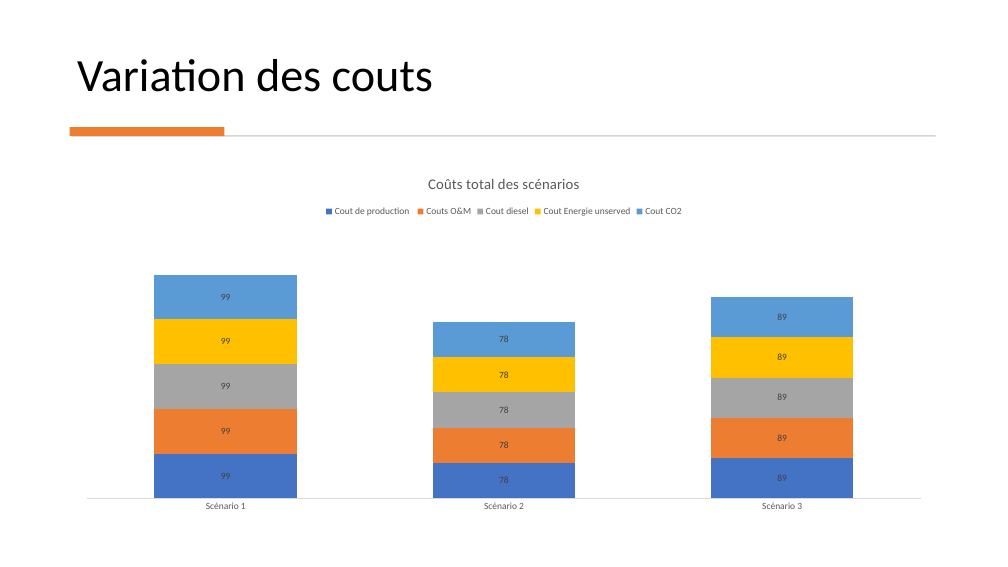
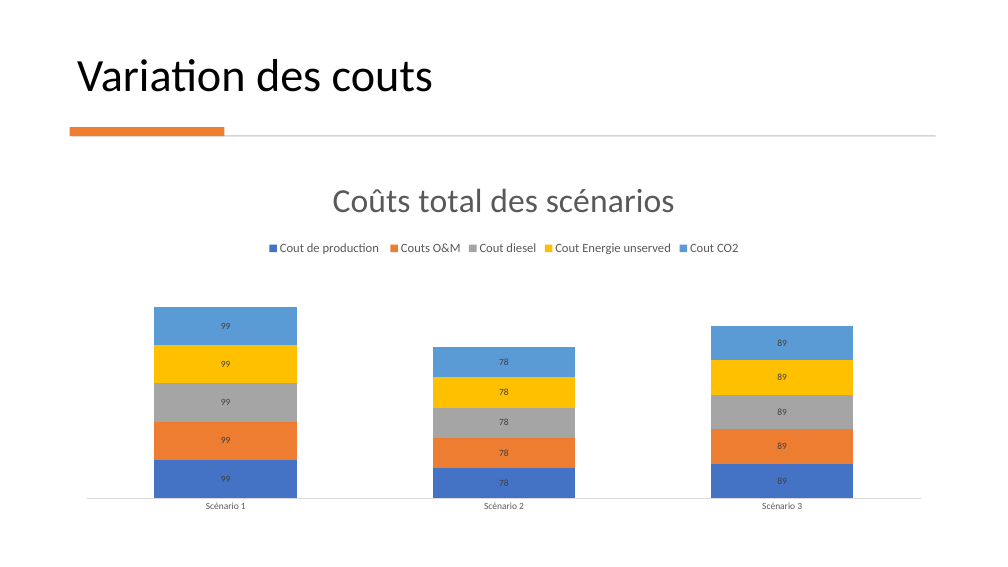
Before and after one commit to cledat/Projet-EA314, a slide deck: slide 8 of rapport.pptx. Drawn at 1008x567 pixels with LibreOffice and Linux fonts; fonts in the diff are those of the drawing. Boxes give left, top, right and bottom in pixels: in the first picture for what was removed or moved away, otherwise in the second. Text is boxed around its words. In the diff, an @@ line names an element or a change of style, - is before the commit and + after.

```diff
--- a/rapport.pptx
+++ b/rapport.pptx
@@ column stacked chart at [70, 160, 939, 520] @@
@@ legend changed @@
```
Also in this commit, not shown: 3 other slides changed, 1 other file.
